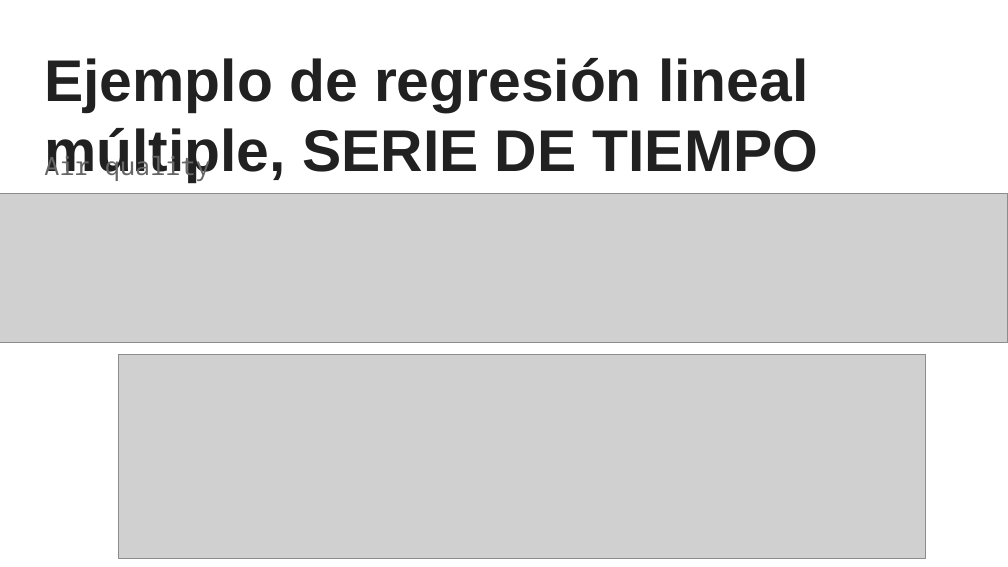
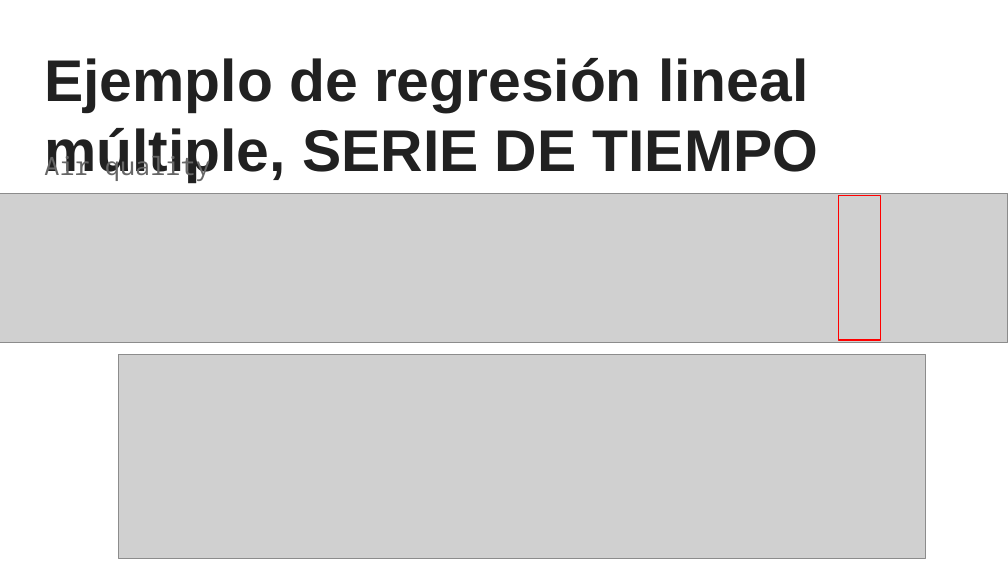
Before and after one commit to sainosmichelle/sainosmichelle.github.io, a slide deck: slide 7 of assets/files/Tema6/reg_lin/6.1 Regresion.pptx. Drawn at 1008x567 pixels with LibreOffice and Linux fonts; fonts in the diff are those of the drawing; grey boxes stand for pictures. Boxes give left, top, right and bottom in pixels: in the first picture for what was removed or moved away, otherwise in the second. Text is boxed around its words. In the diff, an @@ line names an element or a change of style, - is before the commit and + after.

```diff
--- a/assets/files/Tema6/reg_lin/6.1 Regresion.pptx
+++ b/assets/files/Tema6/reg_lin/6.1 Regresion.pptx
@@ rectangle added at bbox=[839, 196, 881, 340], outline #FF0000 0.75 pt @@
```
Also in this commit, not shown: 20 other files.
